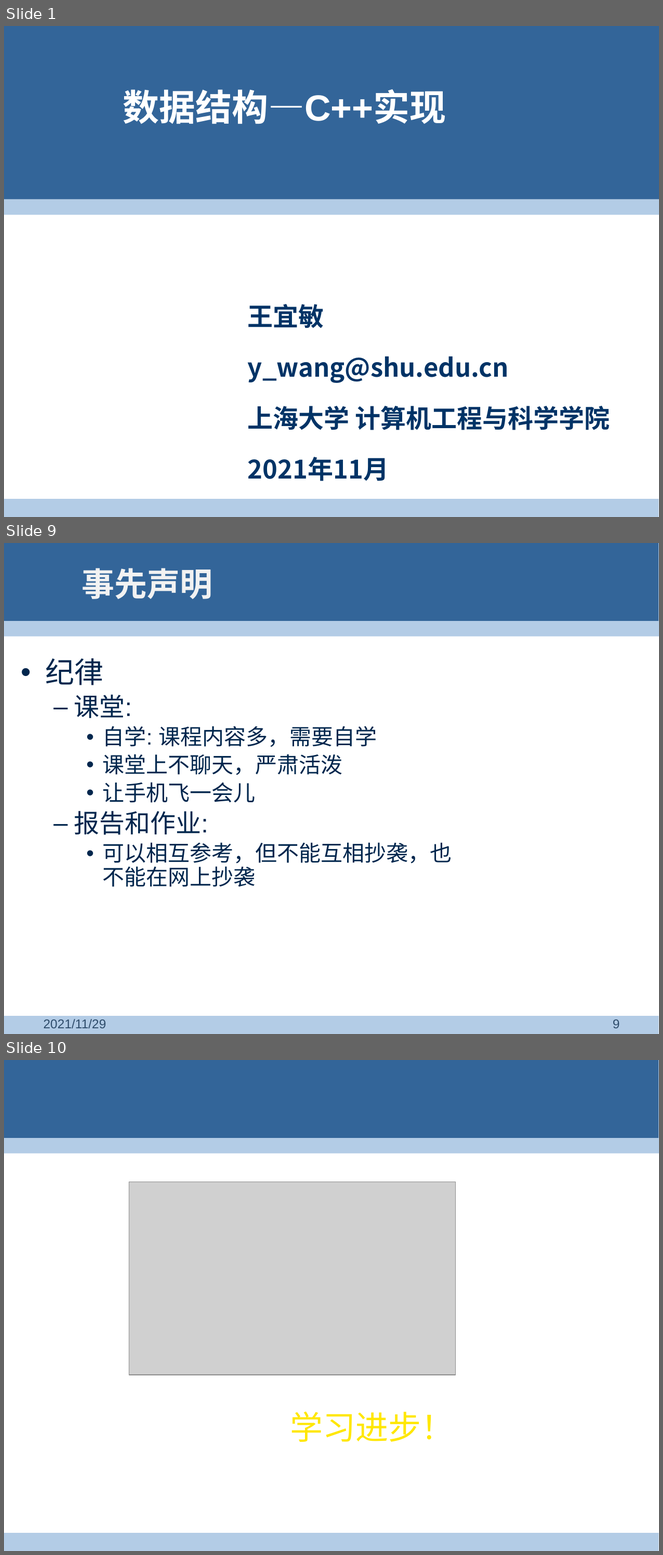
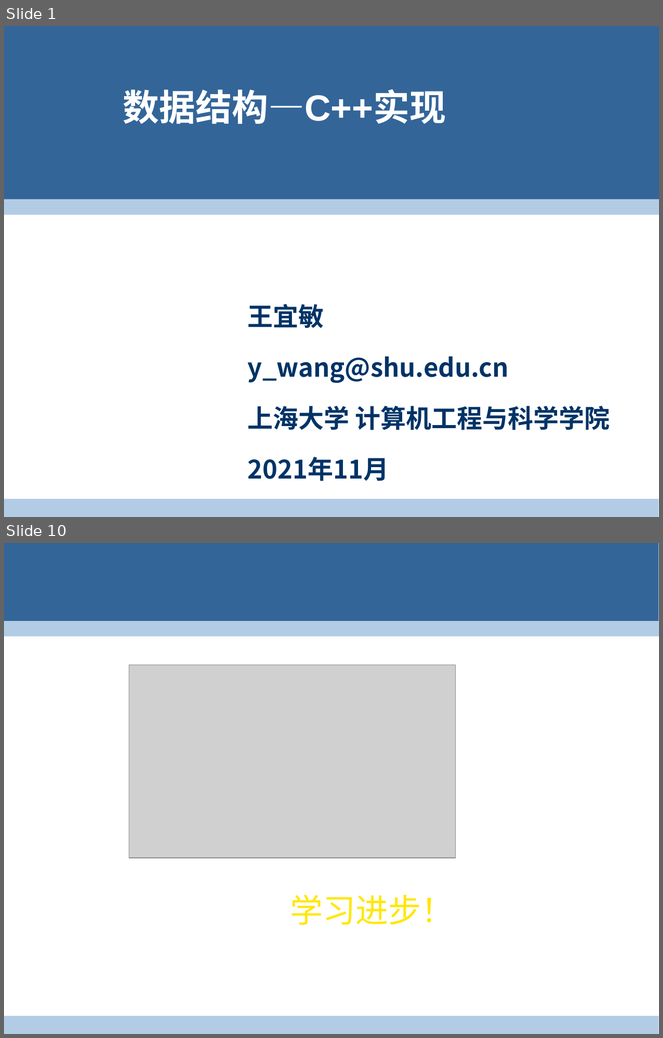
Before and after one commit to 2manifold/2manifold.github.io, a slide deck: lecture/0.pptx. Shown one above the other, each under a label of ours: slides 1, 9 and 10 before the commit, slides 1 and 10 after it; the slides between them are not shown. The pictures are 663x1555 and 663x1038 pixels, drawn with LibreOffice and Linux fonts; fonts in the diff are those of the drawing; grey boxes stand for pictures; background and template pictures are left out. Boxes give left, top, right and bottom in pixels: in the first picture for what was removed or moved away, otherwise in the second. Text is boxed around its words. In the diff, an @@ line names an element or a change of style, - is before the commit and + after.

```diff
--- a/lecture/0.pptx
+++ b/lecture/0.pptx
@@ slide 9 removed at (4, 543, 659, 1034), background #FFFFFF; not listed: 3 template elements that a slide beside it also shows @@
@@ title removed at (82, 568, 213, 599) @@
-事先声明
@@ text removed at (46, 658, 452, 887) @@
-• 纪律
-  – 课堂:
-    • 自学: 课程内容多，需要自学
-    • 课堂上不聊天，严肃活泼
-    • 让手机飞一会儿
-  – 报告和作业:
-    • 可以相互参考，但不能互相抄袭，也不能在网上抄袭
@@ text removed at (44, 1019, 106, 1029) @@
-2021/11/29
@@ page number removed at (613, 1020, 620, 1029) @@
-9
```
Also in this commit, not shown: 5 slides changed, 3 slides added, 2 other slides removed, 2 other files.
